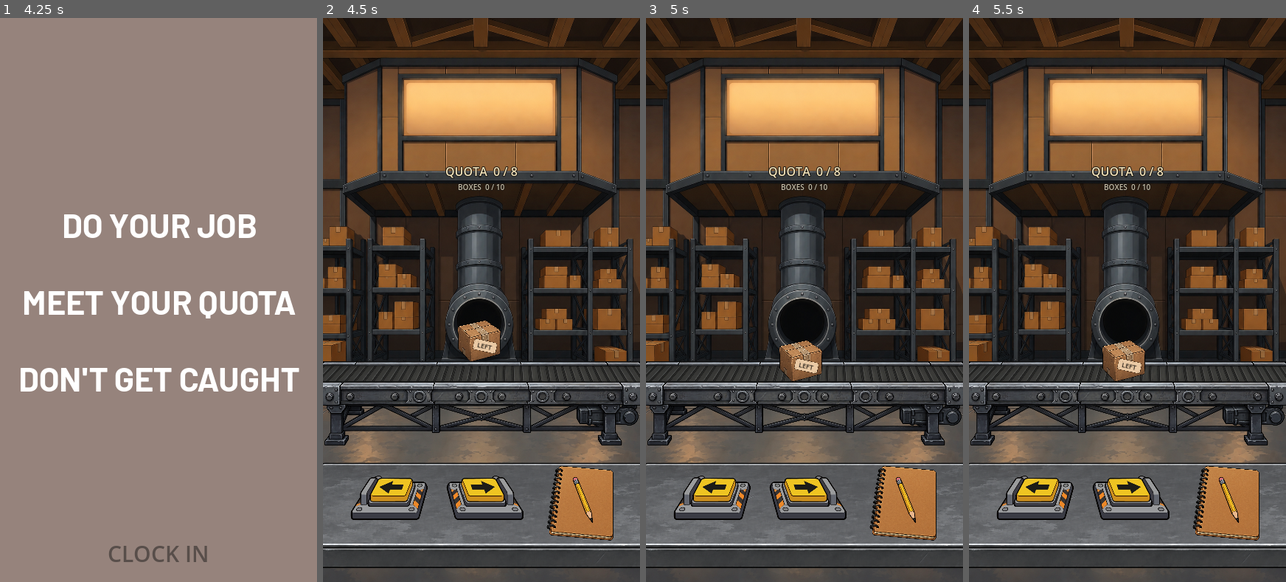
Above: before the commit, frames 1-4 (left to right).
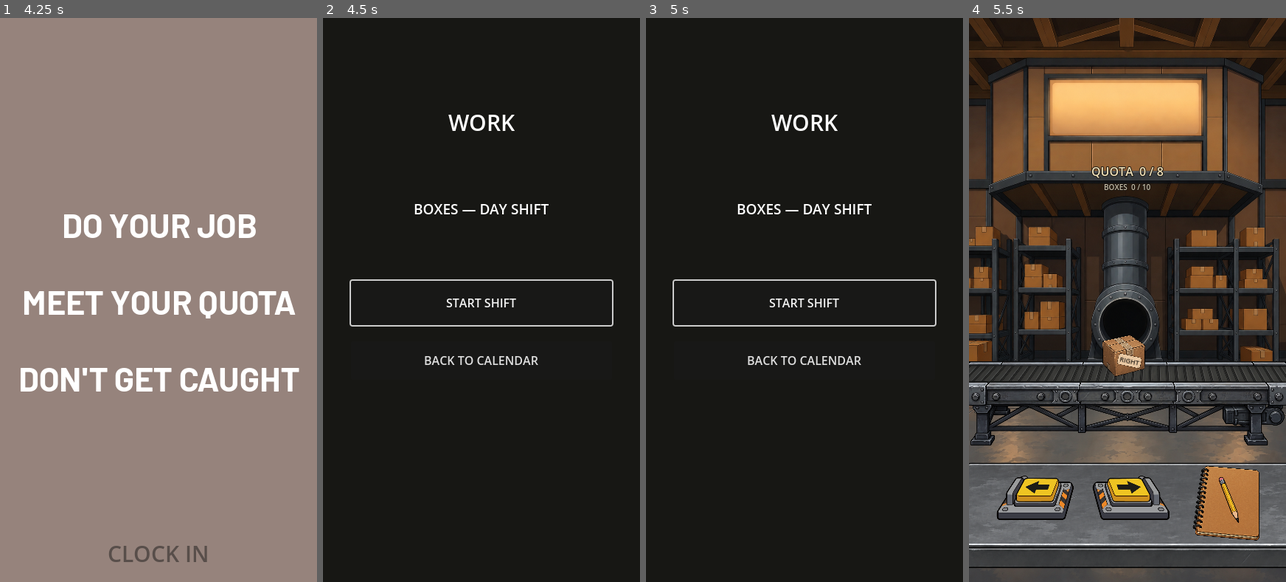
Above: after the commit, the same moments.

Repository: patrickcallahancomedy/comedian
Game: Godot game, scene res://scenes/story/story_sequence.tscn
Two runs of this game, one before a commit and one after it. Both use one fixed random seed, a clock stepped at 60 frames per second and the inputs below.
Inputs (mouse positions are in pixels of both pictures, inside the frame that each line leads up to):
- Up to frame 1 (4.25 s): tap Enter (ui_accept) at 0.5, 0.77, 1.25, 2, 2.75, 3.5, 3.77 s; move the mouse to (228, 271) at 0.52 s; click (228, 271) at 0.67 s; drag from (95, 328) to (142, 412) at 1.27 s; move the mouse to (190, 175) at 2.02 s; click (190, 175) at 2.17 s; drag from (142, 412) to (63, 215) at 2.77 s; move the mouse to (253, 384) at 3.52 s; click (253, 384) at 3.67 s
- Up to frame 2 (4.5 s): tap Enter (ui_accept) at 4.25 s; drag from (386, 215) to (433, 159) at 4.27 s
- Up to frame 3 (5 s): no input
- Up to frame 4 (5.5 s): click (1127, 305) at 5 s, where only the run after the commit has a clickable "START SHIFT"

Frame 1 is identical in both runs. In frame 2, 72% of the frame differs, in the area x 0-100%, y 0-100%; in frame 3, 72%; in frame 4, 0.6%.

Commit message:
Route opening story through Skeleton Alpha flow

Diff:
--- a/godot/scripts/story/story_sequence.gd
+++ b/godot/scripts/story/story_sequence.gd
@@ -18,8 +18,7 @@
 var current_page: Control
 var last_advance_ms := -ADVANCE_DEBOUNCE_MS
 
-@export_file("*.tscn")
-var next_scene_path: String = "res://scenes/boxes/boxes_module.tscn"
+@export var next_route_id: String = "work"
 
 
 func _ready() -> void:
@@ -53,10 +52,11 @@
 		return
 
 	last_advance_ms = now_ms
-
 	var next_page := page_index + 1
 
 	if next_page < PAGES.size():
 		_show_page(next_page)
 	else:
-		get_tree().change_scene_to_file(next_scene_path)
+		GameState.mark_milestone("opening_story_complete")
+		SaveManager.save_game()
+		SceneRouter.go_to(next_route_id)
